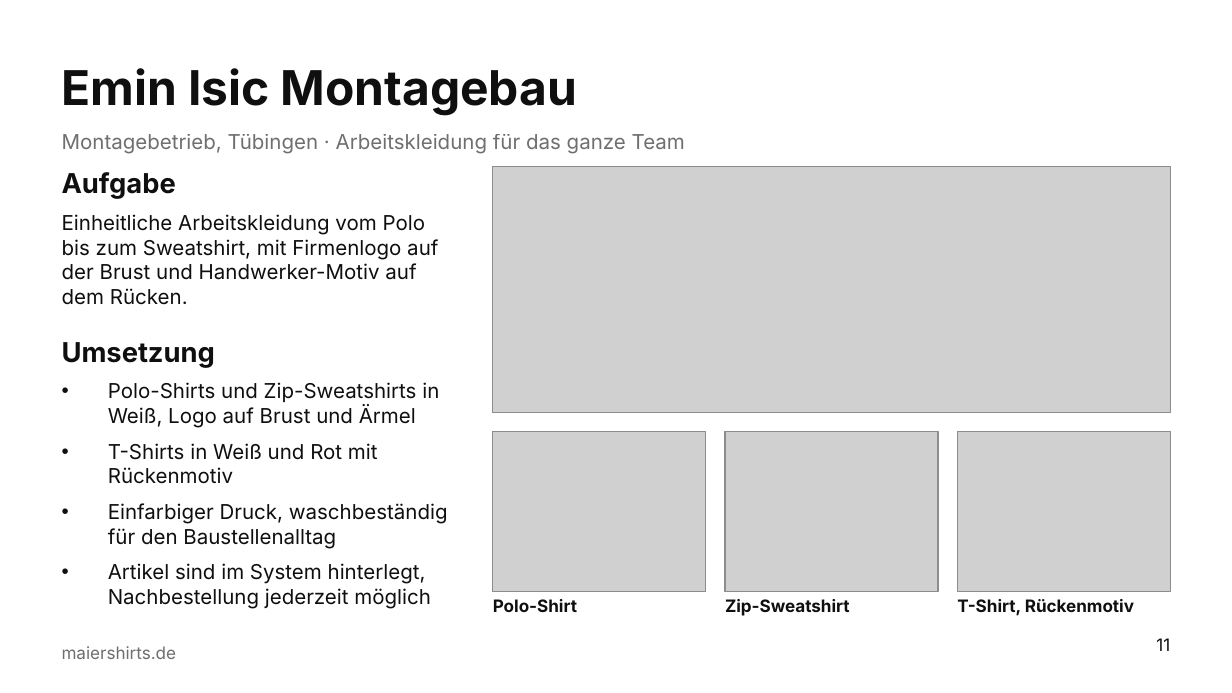
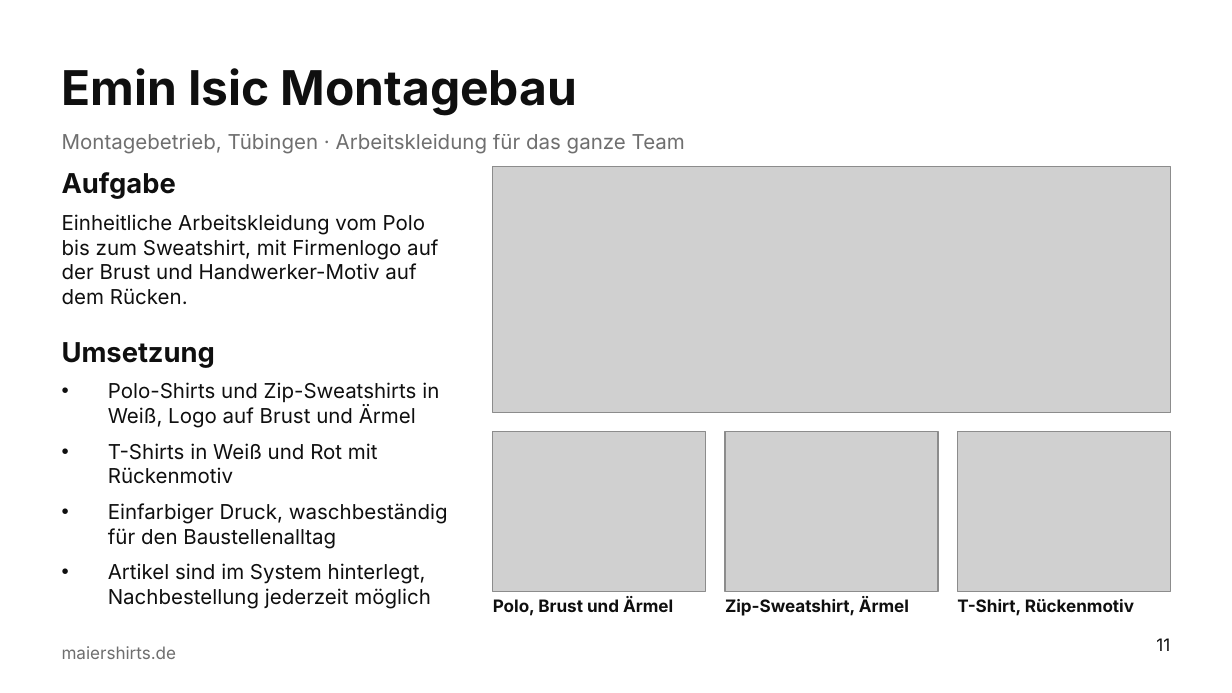
Before and after one commit to sm6161-eng/lexware-angebot-tool, a slide deck: slide 11 of presentation/dist/Maiershirts_Master.potx. Drawn at 1232x693 pixels with LibreOffice and Linux fonts; fonts in the diff are those of the drawing; grey boxes stand for pictures; background and template pictures are left out. Boxes give left, top, right and bottom in pixels: in the first picture for what was removed or moved away, otherwise in the second. Text is boxed around its words. In the diff, an @@ line names an element or a change of style, - is before the commit and + after.

```diff
--- a/presentation/dist/Maiershirts_Master.potx
+++ b/presentation/dist/Maiershirts_Master.potx
@@ text at (493,599,673,616): text changed @@
-Polo-Shirt
+Polo, Brust und Ärmel
@@ text at (725,599,909,616): text changed @@
-Zip-Sweatshirt
+Zip-Sweatshirt, Ärmel
```
Also in this commit, not shown: 4 other files.
